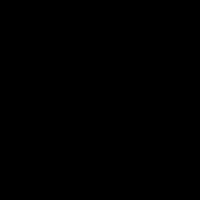
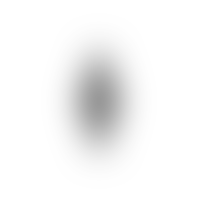
Layer changes from the first w=200, h=200 image to the second:
added layer "Rectángulo 1" (65%) above "Capa 3" over [79, 44, 119, 158]
hid "Capa 3", opacity 100% → 50%, painted on it, masked it over [0, 0, 200, 200]
